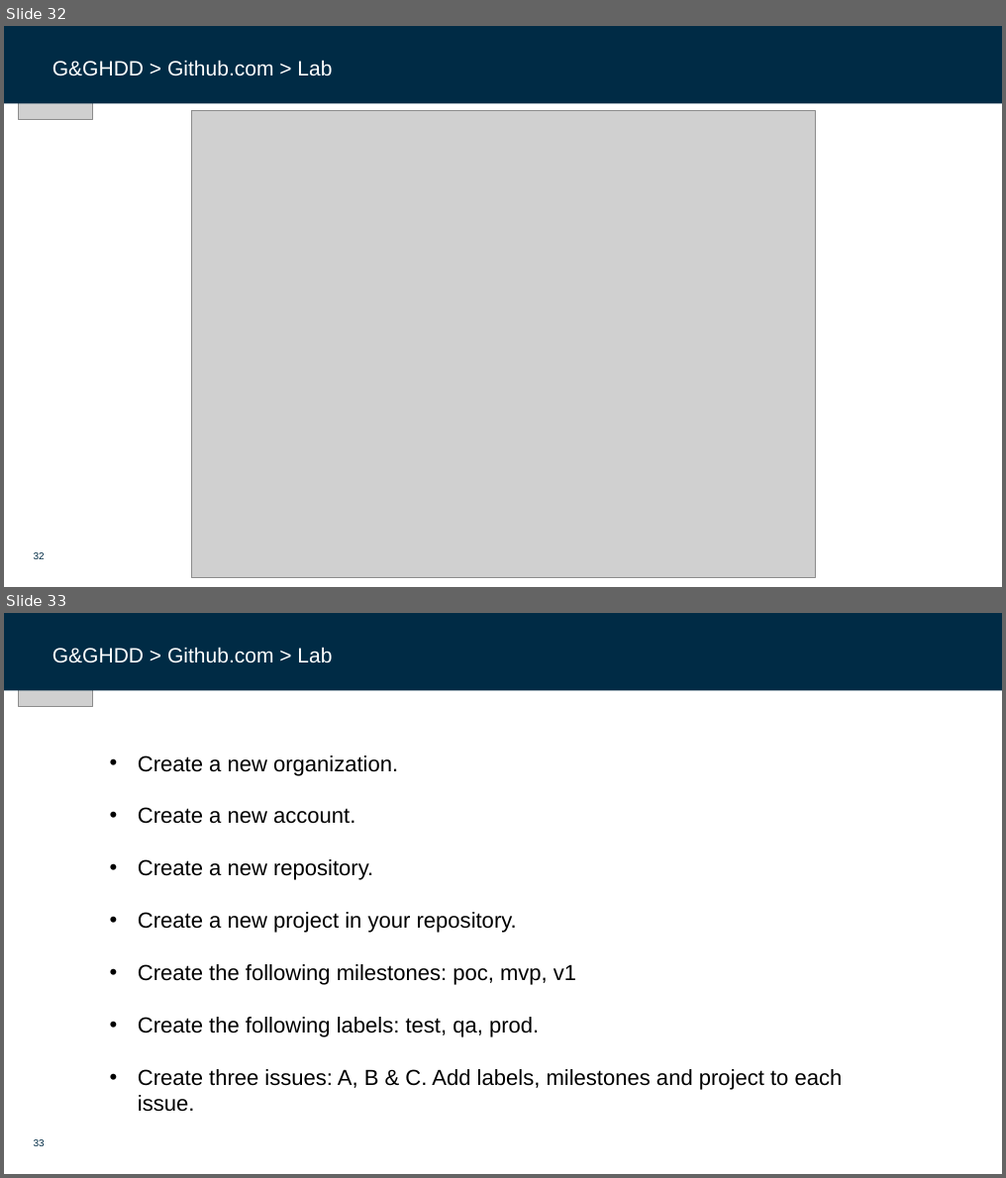
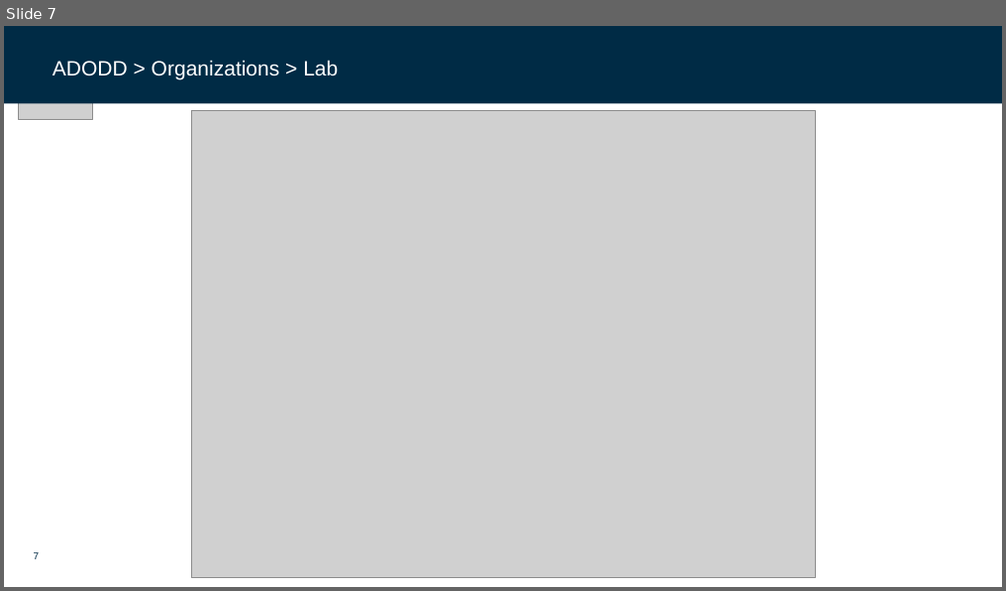
Before and after one commit to dfds/dojo, a slide deck: workshops/ado-deep-dive/ado-deep-dive.pptx. Shown one above the other, each under a label of ours: slides 32 and 33 before the commit, slide 7 after it. The pictures are 1006x1178 and 1006x591 pixels, drawn with LibreOffice and Linux fonts; fonts in the diff are those of the drawing; grey boxes stand for pictures; background and template pictures are left out. Boxes give left, top, right and bottom in pixels: in the first picture for what was removed or moved away, otherwise in the second. Text is boxed around its words. In the diff, an @@ line names an element or a change of style, - is before the commit and + after.

```diff
--- a/workshops/ado-deep-dive/ado-deep-dive.pptx
+++ b/workshops/ado-deep-dive/ado-deep-dive.pptx
@@ slide 33 removed at (4, 613, 1002, 1174), background #FFFFFF; not listed: 1 template element that a slide beside it also shows @@
@@ rectangle removed at (4, 613, 1002, 691) @@
@@ picture removed at (18, 613, 93, 707) @@
@@ rectangle removed at (902, 637, 976, 661) @@
@@ text removed at (53, 647, 332, 663) @@
-G&GHDD > Github.com > Lab
@@ text removed at (138, 756, 843, 1090) @@
-• Create a new organization.
-• Create a new account.
-• Create a new repository.
-• Create a new project in your repository.
-• Create the following milestones: poc, mvp, v1
-• Create the following labels: test, qa, prod.
-• Create three issues: A, B & C. Add labels, milestones and project to each issue.
@@ what was slide 32 is now slide 7 @@
@@ slide 7 changed as well @@
@@ text at (53, 60, 338, 80): text changed @@
-G&GHDD > Github.com > Lab
+ADODD > Organizations > Lab
@@ page number at (34, 553, 40, 560): text changed @@
-32
+7
```
Also in this commit, not shown: 4 other slides changed, 3 slides added, 30 other slides removed.
